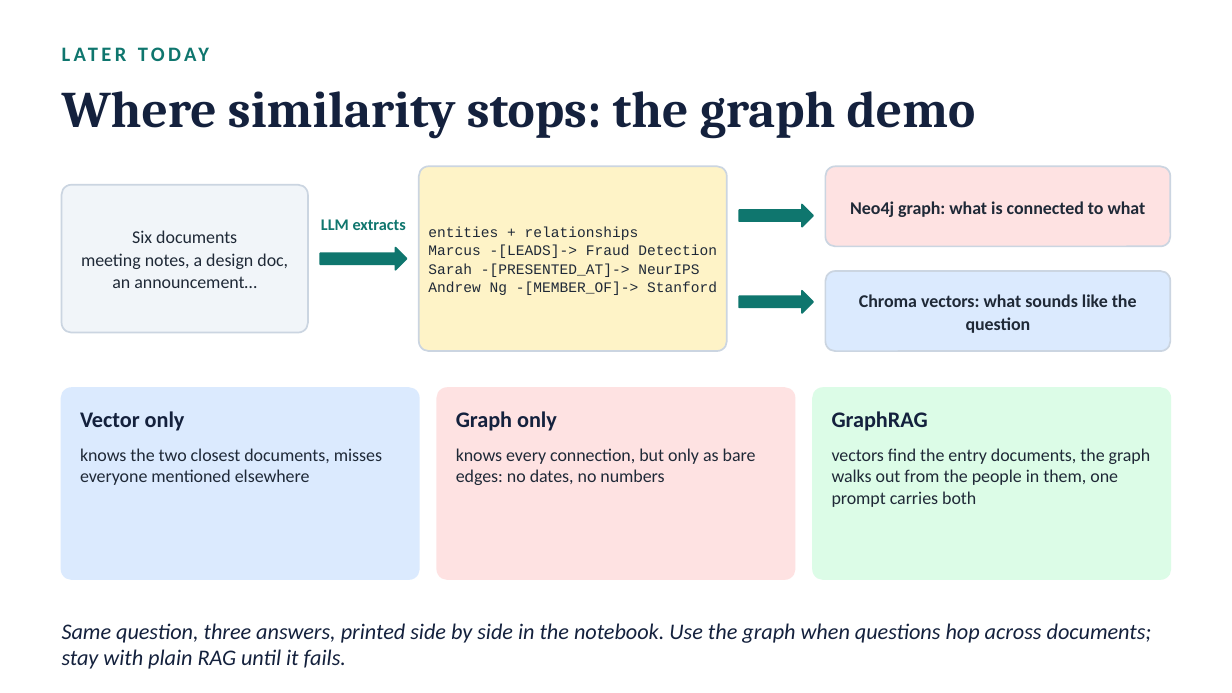
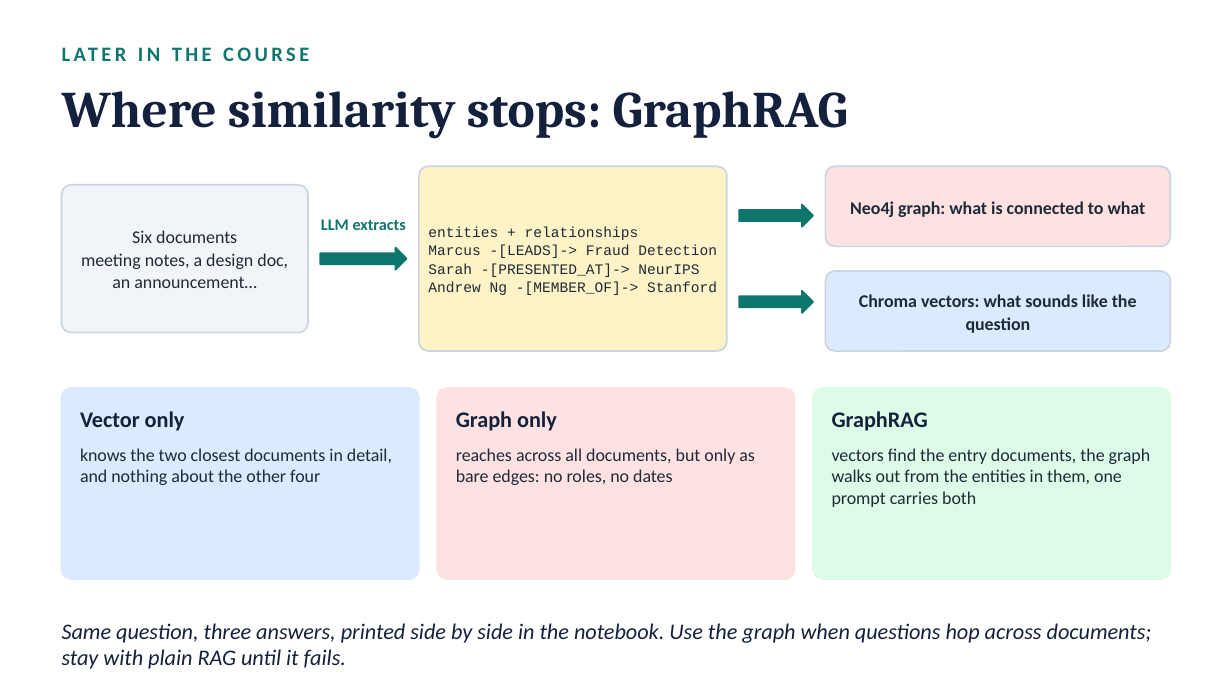
Before and after one commit to robertbarcik/vector_databases-tutorial, a slide deck: slide 7 of 0_vector_databases_intro.pptx. Drawn at 1232x693 pixels with LibreOffice and Linux fonts; fonts in the diff are those of the drawing. Boxes give left, top, right and bottom in pixels: in the first picture for what was removed or moved away, otherwise in the second. Text is boxed around its words. In the diff, an @@ line names an element or a change of style, - is before the commit and + after.

```diff
--- a/0_vector_databases_intro.pptx
+++ b/0_vector_databases_intro.pptx
@@ text at <box>62,34,1170,71</box>: text changed @@
-LATER TODAY
+LATER IN THE COURSE
@@ text at <box>62,91,848,139</box>: text changed @@
-Where similarity stops: the graph demo
+Where similarity stops: GraphRAG
@@ text at <box>80,448,392,485</box>: text changed @@
-knows the two closest documents, misses everyone mentioned elsewhere
+knows the two closest documents in detail, and nothing about the other four
@@ text at <box>456,448,755,485</box>: text changed @@
-knows every connection, but only as bare edges: no dates, no numbers
+reaches across all documents, but only as bare edges: no roles, no dates
@@ text at <box>832,448,1151,507</box>: text changed @@
-vectors find the entry documents, the graph walks out from the people in them, one prompt carries both
+vectors find the entry documents, the graph walks out from the entities in them, one prompt carries both
```
Also in this commit, not shown: 6 other slides changed, 27 other files.
